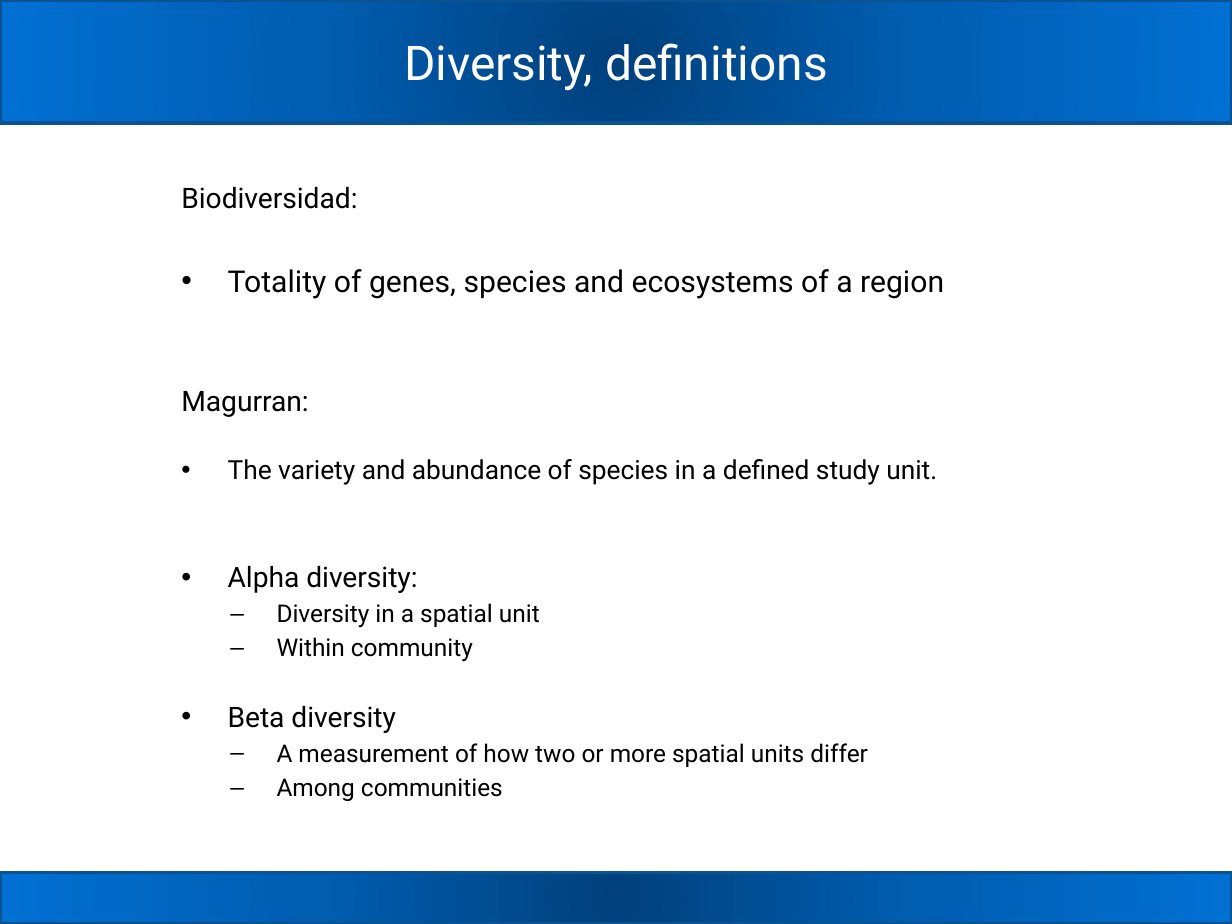
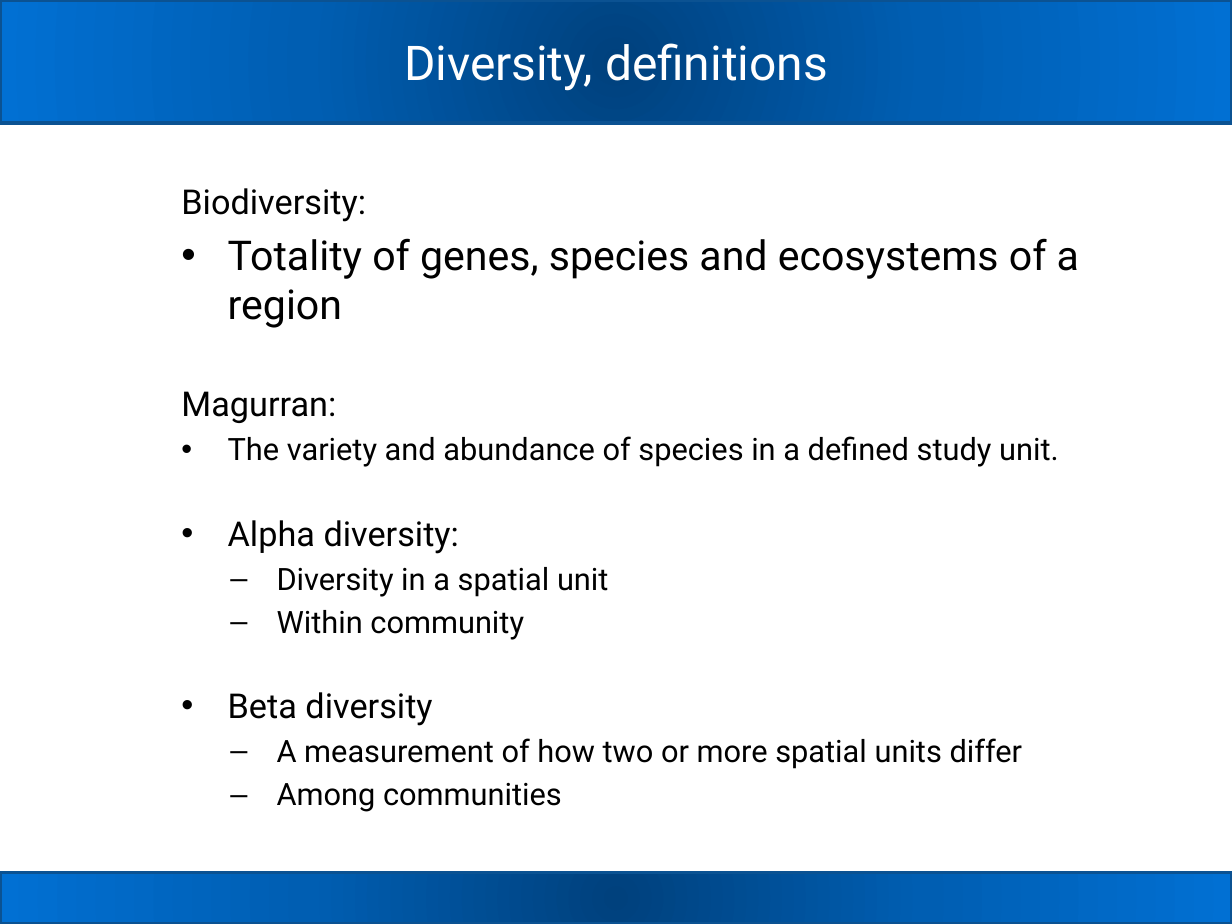
Before and after one commit to carden24/2018_Taller_Genomica_ambiental, a slide deck: slide 5 of W1_16S_analysis.pptx. Drawn at 1232x924 pixels with LibreOffice and Linux fonts; fonts in the diff are those of the drawing. Boxes give left, top, right and bottom in pixels: in the first picture for what was removed or moved away, otherwise in the second. Text is boxed around its words. In the diff, an @@ line names an element or a change of style, - is before the commit and + after.

```diff
--- a/W1_16S_analysis.pptx
+++ b/W1_16S_analysis.pptx
@@ text at <box>181,188,366,222</box>: text changed; size 16.5 to 20 pt @@
-Biodiversidad:
+Biodiversity:
@@ text at <box>181,238,1079,812</box>: size 17.6 to 24 pt in "Totality of genes, species and ecosystems of ..."; size 16.5 to 20 pt in "Magurran:", "Alpha diversity:", "Beta diversity"; size 15.4 to 18 pt in "The variety and abundance of species in ..."; size 14.3 to 18 pt in "Diversity in a spatial unit", "Within community", "A measurement of how two or more ...", "Among communities"; more space between paragraphs @@
```
Also in this commit, not shown: 3 other slides changed, 10 other files.
